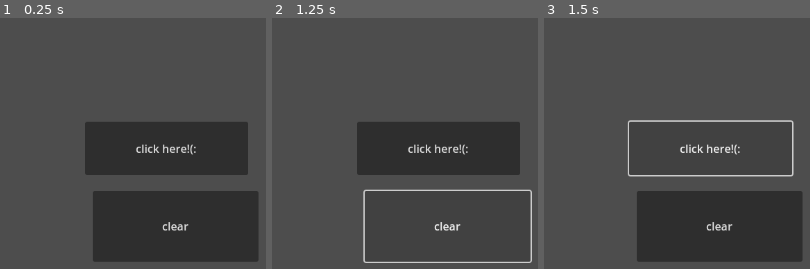
Above: before the commit, frames 1-3 (left to right).
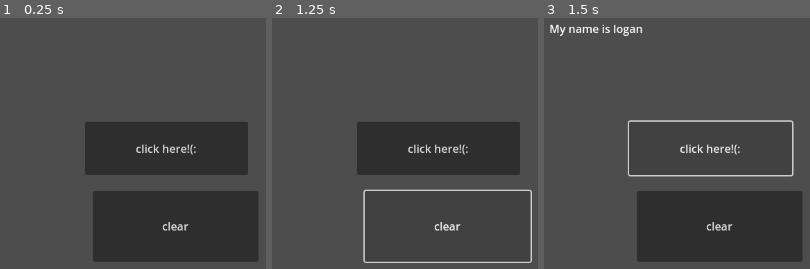
Above: after the commit, the same moments.

Repository: Loganadams56/game-design-1
Game: Godot game, scene res://logan.tscn
Two runs of this game, one before a commit and one after it. Both use one fixed random seed, a clock stepped at 60 frames per second and the inputs below. The project has no main scene, so this scene is started directly.
Inputs:
- Up to frame 1 (0.25 s): no input
- Up to frame 2 (1.25 s): click "clear" at 0.5 s
- Up to frame 3 (1.5 s): click "click here!(:" at 1.25 s

Frames 1-2 are identical in both runs. In frame 3, 0.6% of the frame differs, in the area x 2-37%, y 2-8%.
Error before the commit: Parse Error: Expected indented block after lambda declaration. (res://logan.gd:18)

Commit message:
update 9/15
update

Diff:
--- a/logan.gd
+++ b/logan.gd
@@ -1,19 +1,17 @@
 extends Control
 
 
-# Called when the node enters the scene tree for the first time.
-func _ready():
-	pass # Replace with function body.
 
 
-# Called every frame. 'delta' is the elapsed time since the previous frame.
-func _process(delta):
-	pass
 
 
-func _on_button_pressed():
-	$labe.text ="logan adams"
 
 
-	func _on_btn_clear_pressed():
-	$label.text = ""
+
+
+func _on_btnclear_pressed():
+	$Label.text = ""
+
+
+func _on_btnclick_pressed():
+	$Label.text = "My name is logan"
--- a/logan.tscn
+++ b/logan.tscn
@@ -17,12 +17,12 @@
 
 [node name="Label" type="Label" parent="."]
 layout_mode = 0
-offset_left = 61.0
-offset_top = 43.0
-offset_right = 569.0
-offset_bottom = 182.0
+offset_left = 58.0
+offset_top = 37.0
+offset_right = 566.0
+offset_bottom = 176.0
 
-[node name="Button" type="Button" parent="."]
+[node name="btnclear" type="Button" parent="."]
 layout_mode = 0
 offset_left = 184.0
 offset_top = 283.0
@@ -30,7 +30,7 @@
 offset_bottom = 385.0
 text = "clear"
 
-[node name="on button pressed" type="Button" parent="."]
+[node name="btnclick" type="Button" parent="."]
 layout_mode = 0
 offset_left = 173.0
 offset_top = 183.0
@@ -38,4 +38,5 @@
 offset_bottom = 260.0
 text = "click here!(:"
 
-[connection signal="pressed" from="Button" to="." method="_on_button_pressed"]
+[connection signal="pressed" from="btnclear" to="." method="_on_btnclear_pressed"]
+[connection signal="pressed" from="btnclick" to="." method="_on_btnclick_pressed"]
